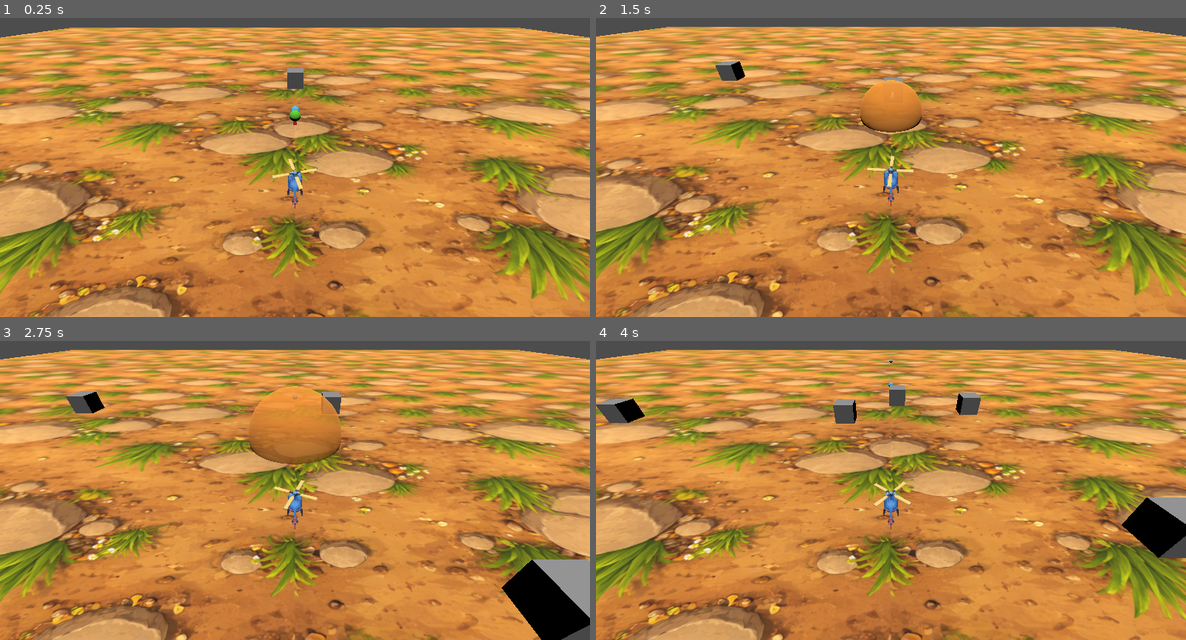
Above: before the commit, frames 1-4 (two rows, left to right).
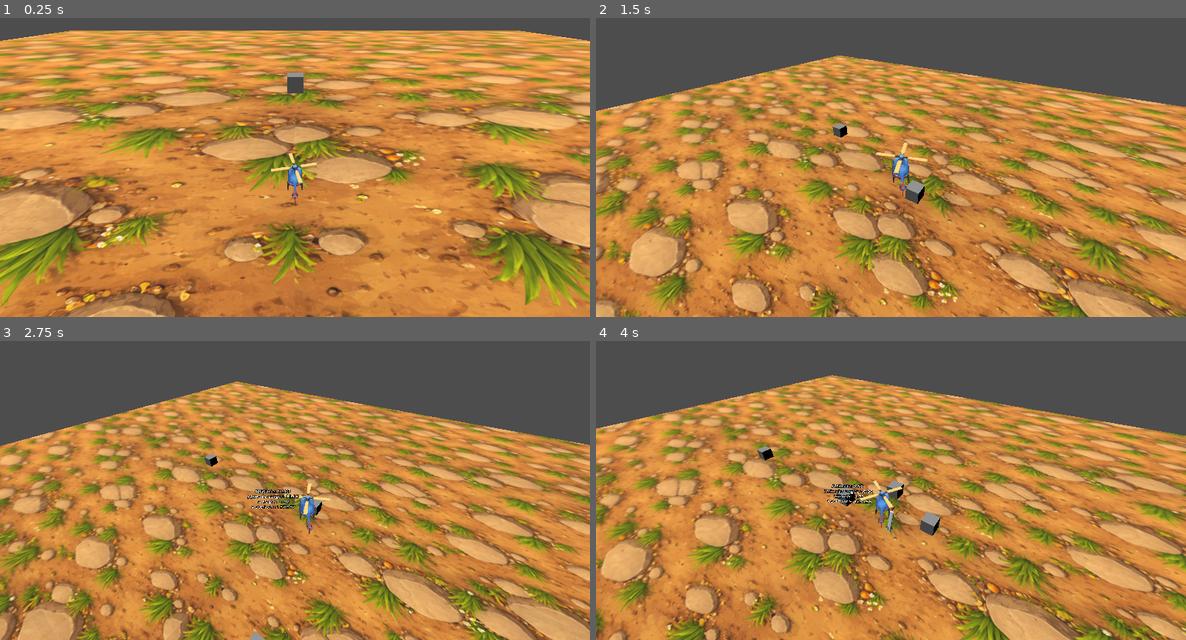
Above: after the commit, the same moments.

Repository: tokkoro/hordecopter
Game: Godot game, scene res://theworld.tscn
Same seed, same stepped clock (60 frames per second), same inputs: the game is played once before the commit and once after it.
Inputs:
- Up to frame 1 (0.25 s): no input
- Up to frame 2 (1.5 s): hold D (p1_thrust_right) 0.53-1.28 s; hold Q (p1_rotate_ccw) 0.53-1.28 s; hold S (p1_thurst_backward) from 1.28 s (still down); tap E (p1_rotate_cw) at 1.35 s
- Up to frame 3 (2.75 s): release S (p1_thurst_backward) at 2.03 s; hold D (p1_thrust_right) from 2.03 s (still down); tap G (p1_show_info_toggle) at 2.1 s
- Up to frame 4 (4 s): release D (p1_thrust_right) at 2.78 s; hold W (p1_thrust_forward) 2.78-3.53 s; tap 1 (p1_weapon_1) at 2.85 s; hold A (p1_thurst_left) from 3.53 s (still down); tap 2 (p1_weapon_2) at 3.6 s

The runs differ from the first frame. In frame 1, 49% of the frame differs, in the area x 0-100%, y 3-100%; in frame 2, 76%; in frame 3, 77%; in frame 4, 78%, in the area x 0-100%, y 2-100%.
Error before the commit: Parse Error: Invalid argument for "get_node_or_null()" function: argument 1 should be "NodePath" but is "StringName". (res://hordecopter.gd:175)

Commit message:
fix(weapons): resolve weapon toggle parsing

Diff:
--- a/hordecopter-godot/hordecopter.gd
+++ b/hordecopter-godot/hordecopter.gd
@@ -172,7 +172,7 @@
 func _collect_weapon_systems() -> Array[WeaponSystem]:
 	var systems: Array[WeaponSystem] = []
 	for system_name in hc_weapon_system_names:
-		var system := get_node_or_null(system_name) as WeaponSystem
+		var system := get_node_or_null(NodePath(system_name)) as WeaponSystem
 		if system != null:
 			systems.append(system)
 	return systems
@@ -191,8 +191,8 @@
 
 
 func _handle_weapon_toggles() -> void:
-	var action_count := min(hc_weapon_input_actions.size(), hc_weapon_systems.size())
-	for index in action_count:
+	var action_count: int = min(hc_weapon_input_actions.size(), hc_weapon_systems.size())
+	for index in range(action_count):
 		if Input.is_action_just_pressed(hc_weapon_input_actions[index]):
 			_toggle_weapon_system(index)
 
